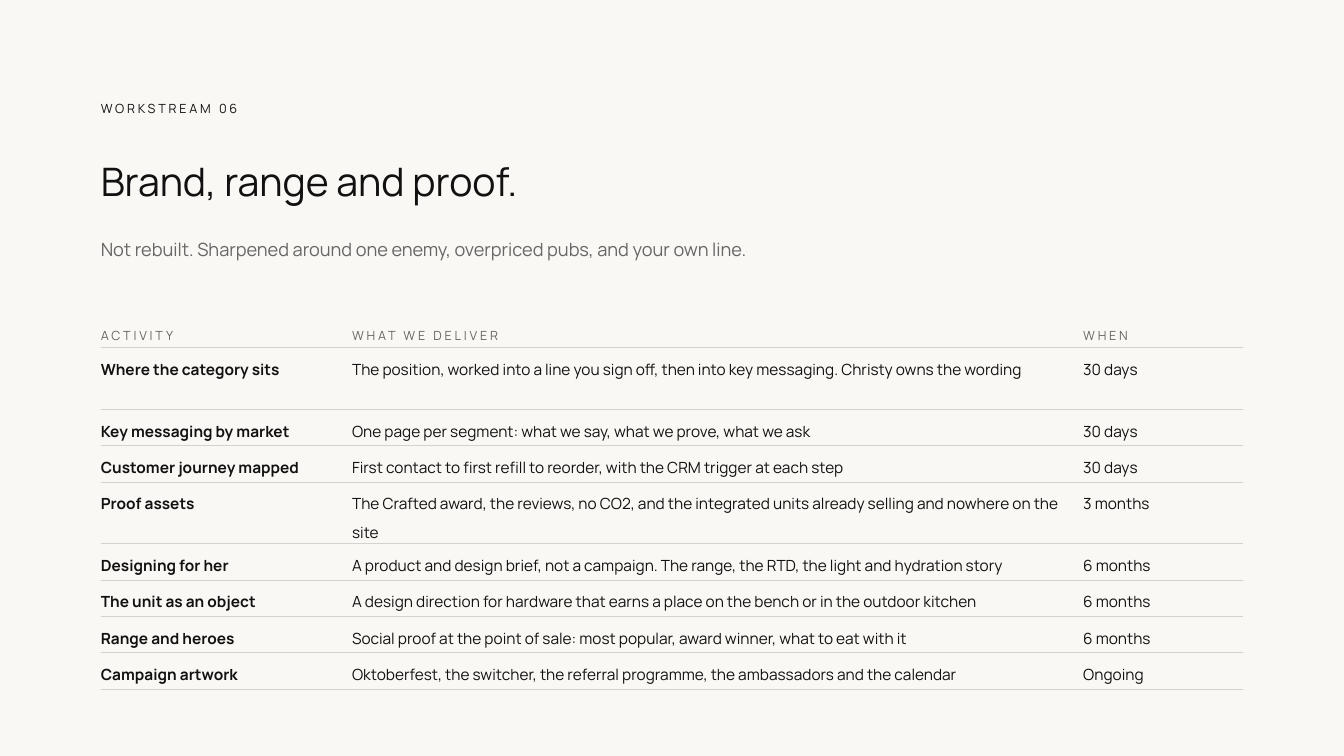
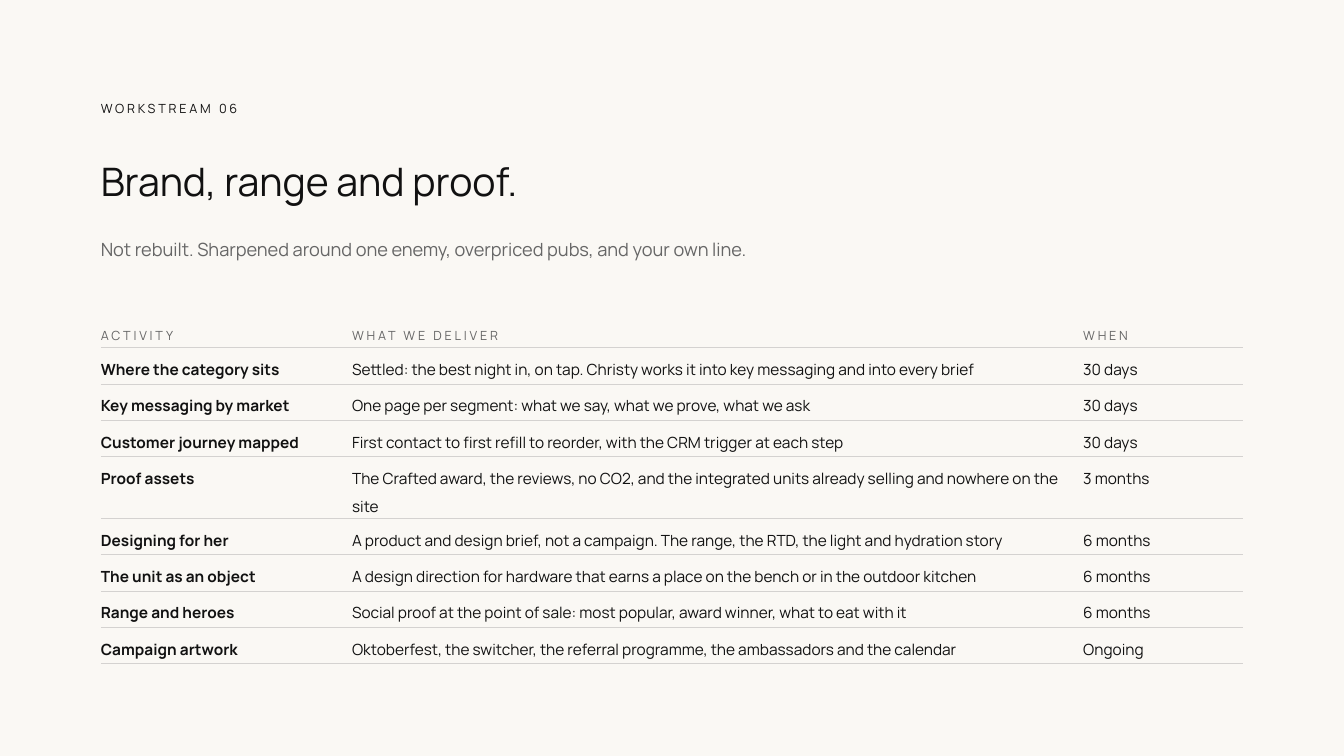
Before and after one commit to clentjewell/tapthatbrewery, a slide deck: slide 18 of 00 Admin/04 Commercial + SOW/JP_TapThat_ProposalDeck_v03.pptx. Drawn at 1344x756 pixels with LibreOffice and Linux fonts; fonts in the diff are those of the drawing. Boxes give left, top, right and bottom in pixels: in the first picture for what was removed or moved away, otherwise in the second. Text is boxed around its words. In the diff, an @@ line names an element or a change of style, - is before the commit and + after.

```diff
--- a/00 Admin/04 Commercial + SOW/JP_TapThat_ProposalDeck_v03.pptx
+++ b/00 Admin/04 Commercial + SOW/JP_TapThat_ProposalDeck_v03.pptx
@@ table at <box>101,318,1243,664</box> @@
-row 2, column 2: The position, worked into a line you sign off, then into key messaging. Christy owns the wording
+row 2, column 2: Settled: the best night in, on tap. Christy works it into key messaging and into every brief
```
Also in this commit, not shown: 1 other slide changed, 25 other files.
